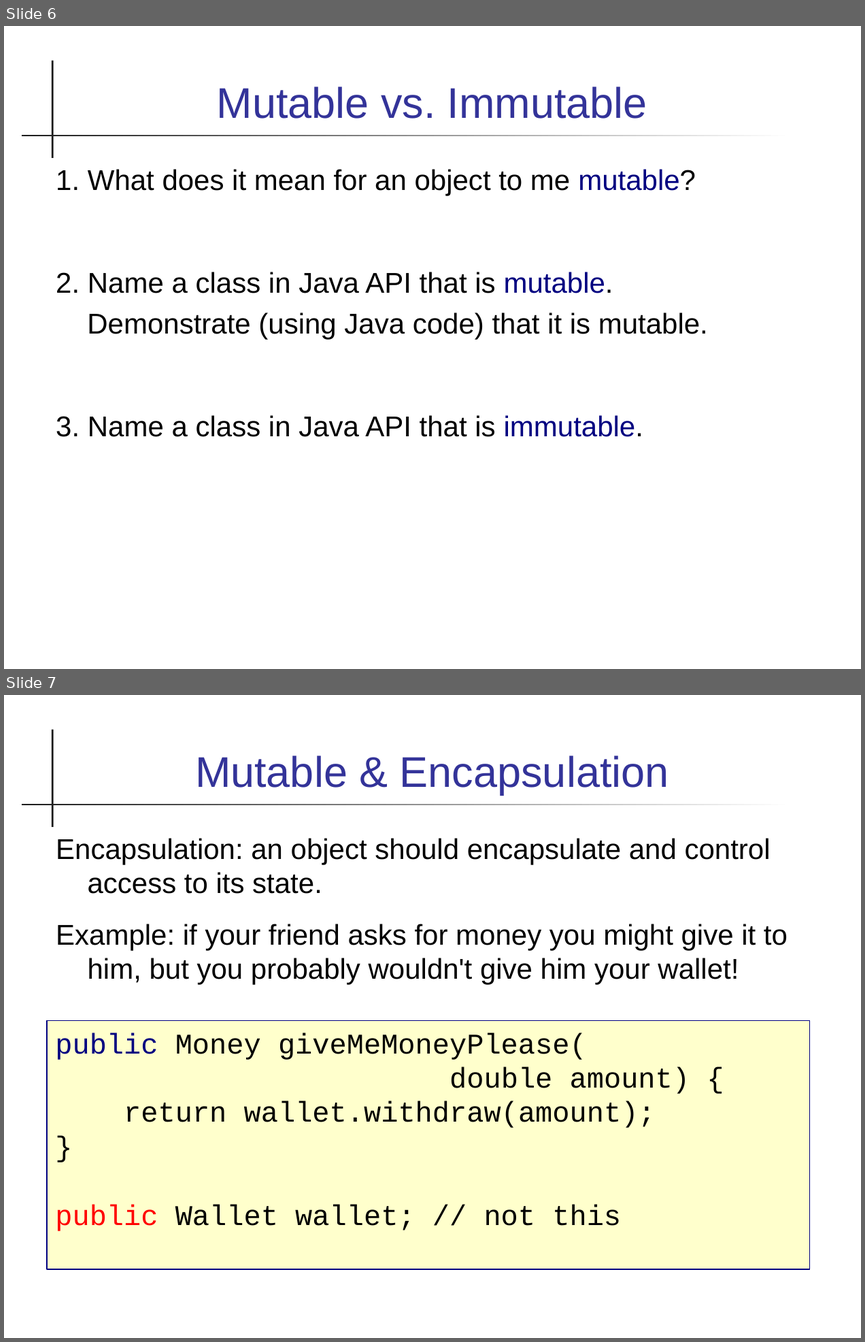
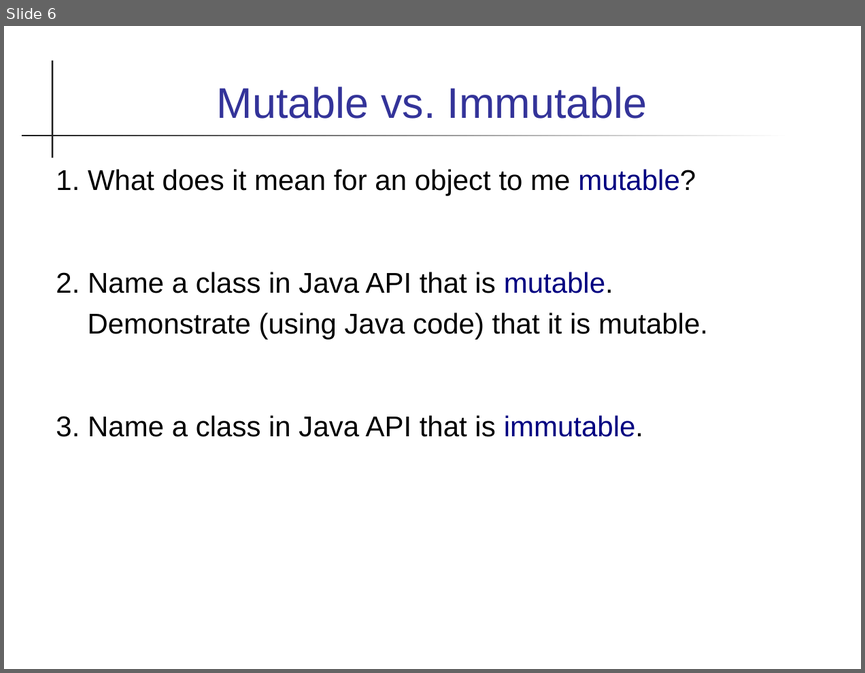
Before and after one commit to skeoop/skeoop.github.io, a slide deck: review/Week7-Review.ppt. Shown one above the other, each under a label of ours: slides 6 and 7 before the commit, slide 6 after it. The pictures are 865x1342 and 865x673 pixels, drawn with LibreOffice and Linux fonts; fonts in the diff are those of the drawing. Boxes give left, top, right and bottom in pixels: in the first picture for what was removed or moved away, otherwise in the second. Text is boxed around its words. In the diff, an @@ line names an element or a change of style, - is before the commit and + after.

```diff
--- a/review/Week7-Review.ppt
+++ b/review/Week7-Review.ppt
@@ slide 7 removed at [4, 695, 861, 1338], background #FFFFFF; not listed: 2 template elements that a slide beside it also shows @@
@@ title removed at [195, 756, 669, 794] @@
-Mutable & Encapsulation
@@ text removed at [56, 838, 787, 985] @@
-Encapsulation: an object should encapsulate and control access to its state.
-Example: if your friend asks for money you might give it to him, but you probably wouldn't give him your wallet!
@@ rectangle removed at [47, 1021, 809, 1269] @@
-public Money giveMeMoneyPlease(
-double amount) {
-return wallet.withdraw(amount);
-}
-public Wallet wallet; // not this
```
Also in this commit, not shown: 1 slide changed, 3 slides added, 5 other slides removed, 7 other files.
